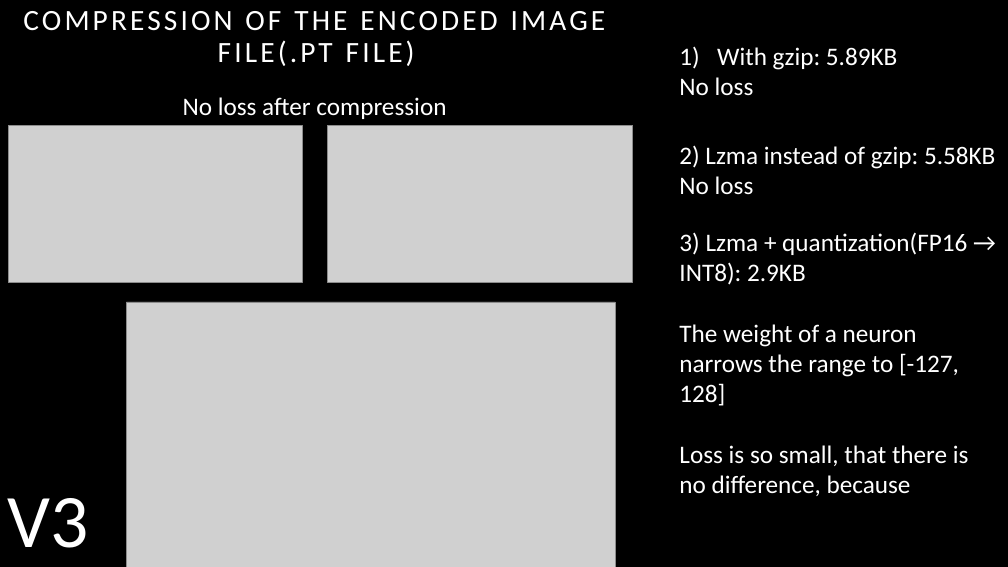
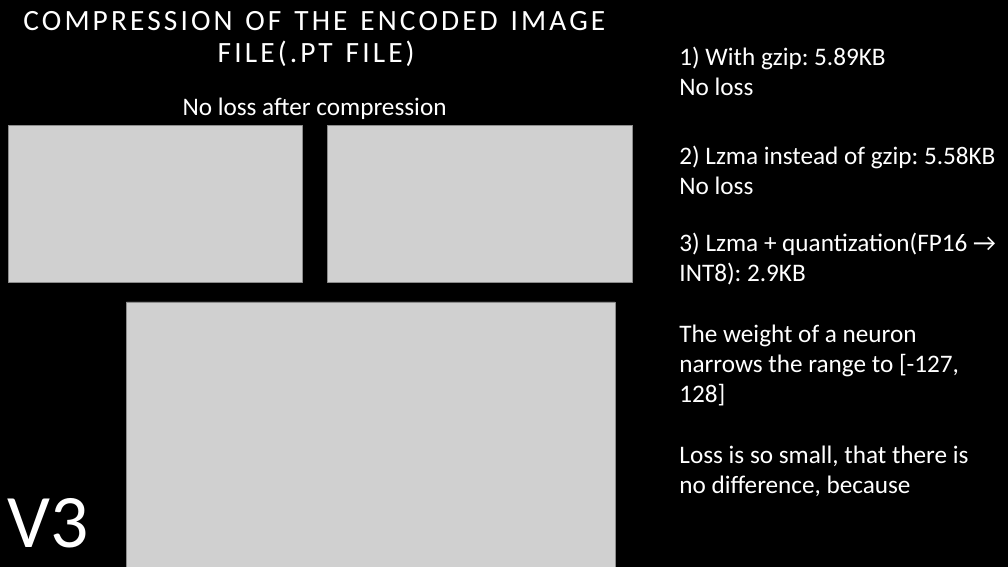
Before and after one commit to Heigen007/ai_photo_enhanse_python, a slide deck: slide 25 of ai_compression_project.pptx. Drawn at 1008x567 pixels with LibreOffice and Linux fonts; fonts in the diff are those of the drawing; grey boxes stand for pictures. Boxes give left, top, right and bottom in pixels: in the first picture for what was removed or moved away, otherwise in the second. Text is boxed around its words. In the diff, an @@ line names an element or a change of style, - is before the commit and + after.

```diff
--- a/ai_compression_project.pptx
+++ b/ai_compression_project.pptx
@@ text at <box>679,46,885,70</box>: text changed @@
-1) With gzip: 5.89KB
+1) With gzip: 5.89KB
```
Also in this commit, not shown: 4 other slides changed, 6 other files.
